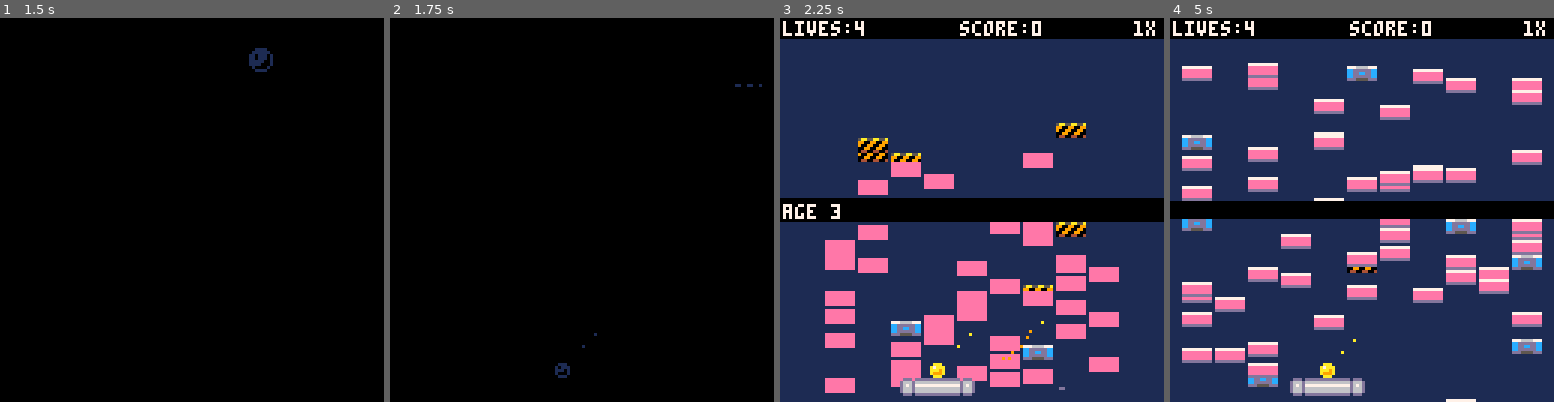
Above: before the commit, frames 1-4 (left to right).
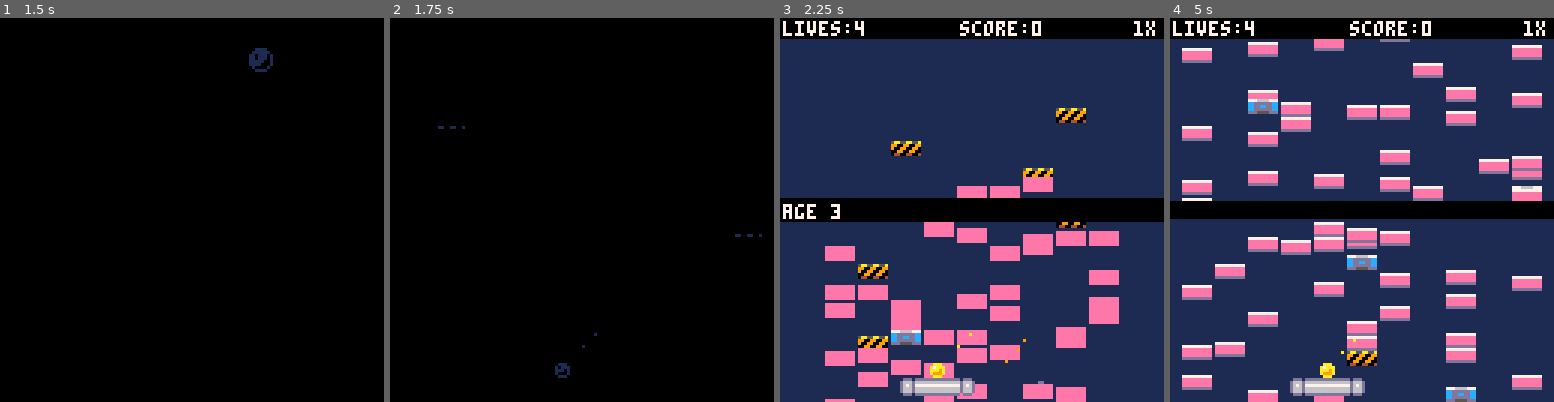
Above: after the commit, the same moments.

Repository: steka/lazydevs-pico8-breakout-hero
Game: PICO-8 cartridge hero1.p8
The game is run twice, just before and just after one commit, with the same random seed, the same clock (stepped at 60 frames per second) and the same inputs.
Inputs:
- Up to frame 1 (1.5 s): tap X (X key) at 0.33, 1.07 s; tap O (Z key) at 0.7 s
- Up to frame 2 (1.75 s): hold Right from 1.6 s (still down); tap O (Z key) at 1.7 s
- Up to frame 3 (2.25 s): tap X (X key) at 1.85 s; release Right at 2.1 s; tap O (Z key) at 2.1 s; hold Up from 2.15 s (still down)
- Up to frame 4 (5 s): release Up at 2.42 s; hold Right 2.47-3.03 s; tap O (Z key) every 0.4 s from 2.5 to 4.9 s; tap X (X key) at 2.97, 4.08 s; hold Left 3.08-3.58 s; hold Down 3.63-3.97 s; hold Right 4.02-4.68 s; hold Up from 4.73 s (still down)

Frame 1 is identical in both runs. In frame 2, less than 0.1% of the frame differs, in the area x 12-97%, y 17-58%; in frame 3, 18%; in frame 4, 26%, in the area x 3-97%, y 5-100%.

Commit message:
Breakout #64 - Tweaks
https://www.youtube.com/watch?v=W_uvwkRWS2s

Diff:
--- a/hero1.p8
+++ b/hero1.p8
@@ -8,6 +8,10 @@
    -- dev logo
 -- 2 playesting issues
    -- ball gets stuck between paddle and wall
+   -- fix ramming
+   -- add ball save
+   -- fix levels
+   -- track time
 -- 3 copy protection
 
 function _init()
@@ -78,7 +82,6 @@
  --typing in intitals
  nitials={1,1,1}
  nit_sel=1
- nit_conf=false
  --sash
  sash_w=0
  sash_dw=0
@@ -277,7 +280,7 @@
  resetpills()
 
  sticky_x=0
-
+ sticky=false
  --0.50
  --1.30
 end
@@ -1156,72 +1159,45 @@
   if loghs then
    if btnp(0) then
     sfx(17)
-    if nit_conf then
-     nit_conf=false
-     sfx(19)
-    end
-    nit_conf=false
     nit_sel-=1
     if nit_sel<1 then
-     nit_sel = 3
+     nit_sel = 4
     end
    end
    if btnp(1) then
     sfx(17)
-    if nit_conf then
-     nit_conf=false
-     sfx(19)
-    end
-    nit_conf=false
     nit_sel+=1
-    if nit_sel>3 then
+    if nit_sel>4 then
      nit_sel = 1
     end
    end
    if btnp(2) then
-    sfx(16)
-    if nit_conf then
-     nit_conf=false
-     sfx(19)
+    if nit_sel<4 then
+     sfx(16)
+     nitials[nit_sel]-=1
+     if nitials[nit_sel]<1 then
+      nitials[nit_sel]=#hschars
+     end
     end
-    nit_conf=false
-    nitials[nit_sel]-=1
-    if nitials[nit_sel]<1 then
-     nitials[nit_sel]=#hschars
+   end
+   if btnp(3) then
+    if nit_sel<4 then
+     sfx(16)
+     nitials[nit_sel]+=1
+     if nitials[nit_sel]>#hschars then
+      nitials[nit_sel]=1
+     end
     end
    end
-   if btnp(3) then
-    sfx(16)
-    if nit_conf then
-     nit_conf=false
-     sfx(19)
-    end
-    nitials[nit_sel]+=1
-    if nitials[nit_sel]>#hschars then
-     nitials[nit_sel]=1
-    end
-   end
    if btnp(5) then
-    if nit_conf then
-     --confirm initials
-     --add a new high score
+    if nit_sel==4 then
      addhs(points,nitials[1],nitials[2],nitials[3])
      savehs()
      govercountdown=80
      blinkspeed=1
      sfx(15)
-    else
-     nit_conf=true
-     sfx(18)
     end
    end
-   if btnp(4) then
-    if nit_conf then
-     nit_conf=false
-     sfx(19)
-    end
-   end
-
   else
    if btnp(4) then
     govercountdown=80
@@ -1314,13 +1290,13 @@
  addpart(flr(rnd(128)),_btnrow,_dx,_dy,5,70+rnd(15),_mycol,3+rnd(6))
 
  if govercountdown<0 then
-  if btnp(5) then
+  if btnp(5) or btnp(1) then
    govercountdown=80
    blinkspeed=1
    sfx(12)
    goverrestart=true
   end
-  if btnp(4) then
+  if btnp(4) or btnp(0) then
    govercountdown=80
    blinkspeed=1
    sfx(12)
@@ -1377,7 +1353,7 @@
  addpart(flr(rnd(128)),_btnrow,_dx,_dy,5,70+rnd(15),_mycol,3+rnd(6))
 
  if govercountdown<0 then
-  if btnp(4) then
+  if btnp(5) or btnp(1) then
    govercountdown=80
    blinkspeed=1
    sfx(15)
@@ -1579,21 +1555,14 @@
   print("you have beaten the game",15,_y+14,7)
   print("enter your initials",15,_y+20,7)
   print("for the high score list.",15,_y+26,7)
-  local _colors = {7,7,7}
-  if nit_conf then
-    _colors = {blink_b,blink_b,blink_b}
-  else
-   _colors[nit_sel] = blink_b
-  end
-  print(hschars[nitials[1]],59,_y+34,_colors[1])
-  print(hschars[nitials[2]],63,_y+34,_colors[2])
-  print(hschars[nitials[3]],67,_y+34,_colors[3])
-
-  if nit_conf then
-   print("press ❎ to confirm",27,_y+42,blink_b)
-  else
-   print("use ⬅️➡️⬆️⬇️❎",35,_y+42,6)
-  end
+  local _colors = {7,7,7,7}
+  _colors[nit_sel] = blink_b
+  print(hschars[nitials[1]],53,_y+34,_colors[1])
+  print(hschars[nitials[2]],57,_y+34,_colors[2])
+  print(hschars[nitials[3]],61,_y+34,_colors[3])
+  print("ok",69,_y+34,_colors[4])
+
+  print("use ⬅️➡️⬆️⬇️❎",35,_y+42,6)
  else
   --won but no highscore
   local _y=40
@@ -1650,8 +1619,8 @@
    _c1=5
   end
  end
- print("press ❎ to retry level",20,68,_c1)
- print("press 🅾️ for main menu",20,74,_c2)
+ print("press ❎ or ➡️ to retry level",8,68,_c1)
+ print("press 🅾️ or ⬅️ for main menu",8,74,_c2)
 end
 
 function draw_levelover()
@@ -1659,7 +1628,7 @@
 
  rectfill(0,60,128,75,12)
  print("stage clear!",46,62,1)
- print("press ❎ to continue",27,68,blink_b)
+ print("press ❎ or ➡️ to continue",12,68,blink_b)
 end
 
 function draw_game()
@@ -2217,7 +2186,7 @@
 function loadlevels()
 
 --01 simple breakout
-levels[1]="///b9bb9bbbpbbpbbpbbb9bb9b"
+levels[1]="///b"
 
 --02 stairway to heaven
 levels[2]="/b/bb/bbp/b3/b4/b4p/b6/bsb5/b7p/h9s"
@@ -2336,10 +2305,10 @@
 __gfx__
 00000000dd6666dddd6666dddd6666dddd6666dddd6666dddd6666dddd6666dd5aa55aa55a776666666677766667777777777777000000000000000000000000
 00000000d660066dd660066dd660066dd660066dd660066dd660066dd660066d9900990099ddddddd6ddccddddddcceeeeeeeeee000000000000000000000000
-00700700660440556606605566033055660110556600005566022055660990559009900990dddd6dddddccddccddcceeeeeeeeee000000000000000000000000
-00077000604749056067670560373b0560171c05600705056027280560979a050099009900d6ddddddd6ccddddddcceeeeeeeeee000000000000000000000000
-0007700060449905606677056033bb056011cc0560005505602288056099aa0504400440045555555555ddd5555ddddddddddddd000000000000000000000000
-007007006609905566077055660bb055660cc0556605505566088055660aa0550000000000000000000000000000000000000000000000000000000000000000
+00700700660440556606605566033055660110556600005566022055660aa0559009900990dddd6dddddccddccddcceeeeeeeeee000000000000000000000000
+00077000604744056067670560373b0560171c05600705056027280560a7aa050099009900d6ddddddd6ccddddddcceeeeeeeeee000000000000000000000000
+0007700060444905606677056033bb056011cc05600055056022880560aaaa0504400440045555555555ddd5555ddddddddddddd000000000000000000000000
+007007006604905566077055660bb055660cc0556605505566088055660aa0550000000000000000000000000000000000000000000000000000000000000000
 00000000d650055dd650055dd650055dd650055dd650055dd650055dd650055d0000000000000000000000000000000000000000000000000000000000000000
 00000000dd5555dddd5555dddd5555dddd5555dddd5555dddd5555dddd5555dd0000000000000000000000000000000000000000000000000000000000000000
 00000000000000000000000000000000000000000000000000000000000000000000000000000000000000000000000000000000000000000000000000000000
